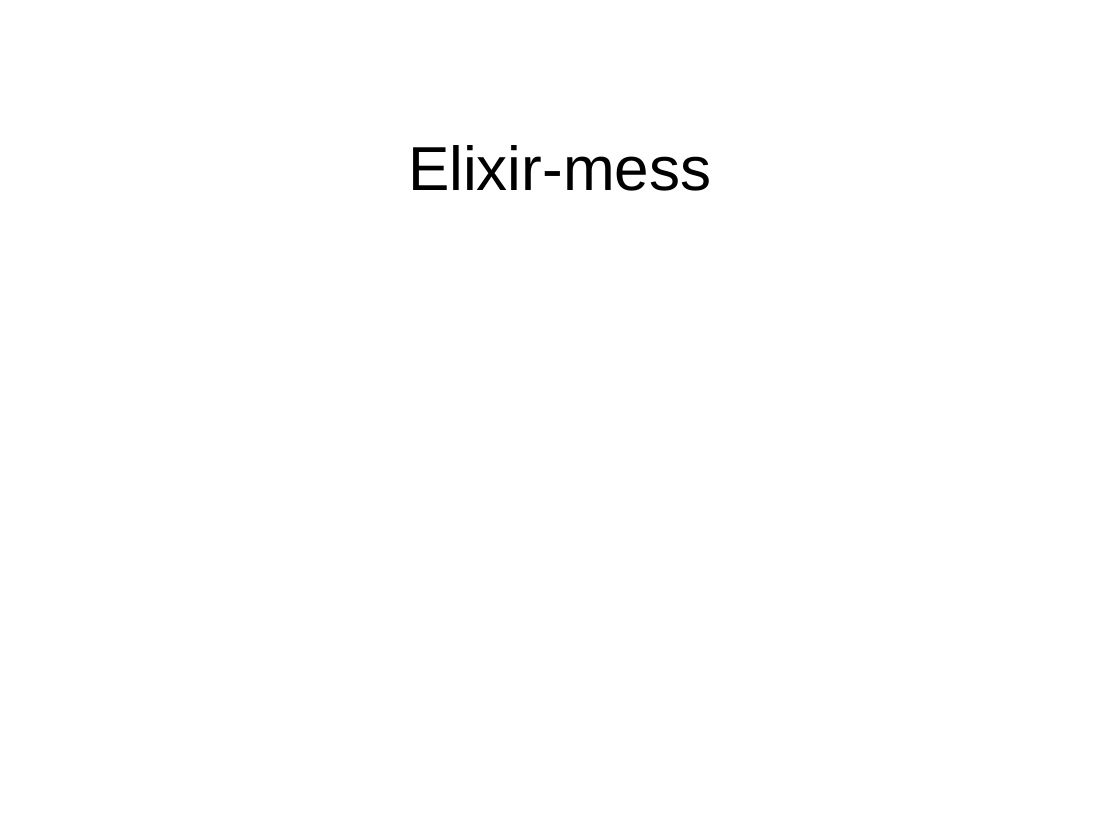
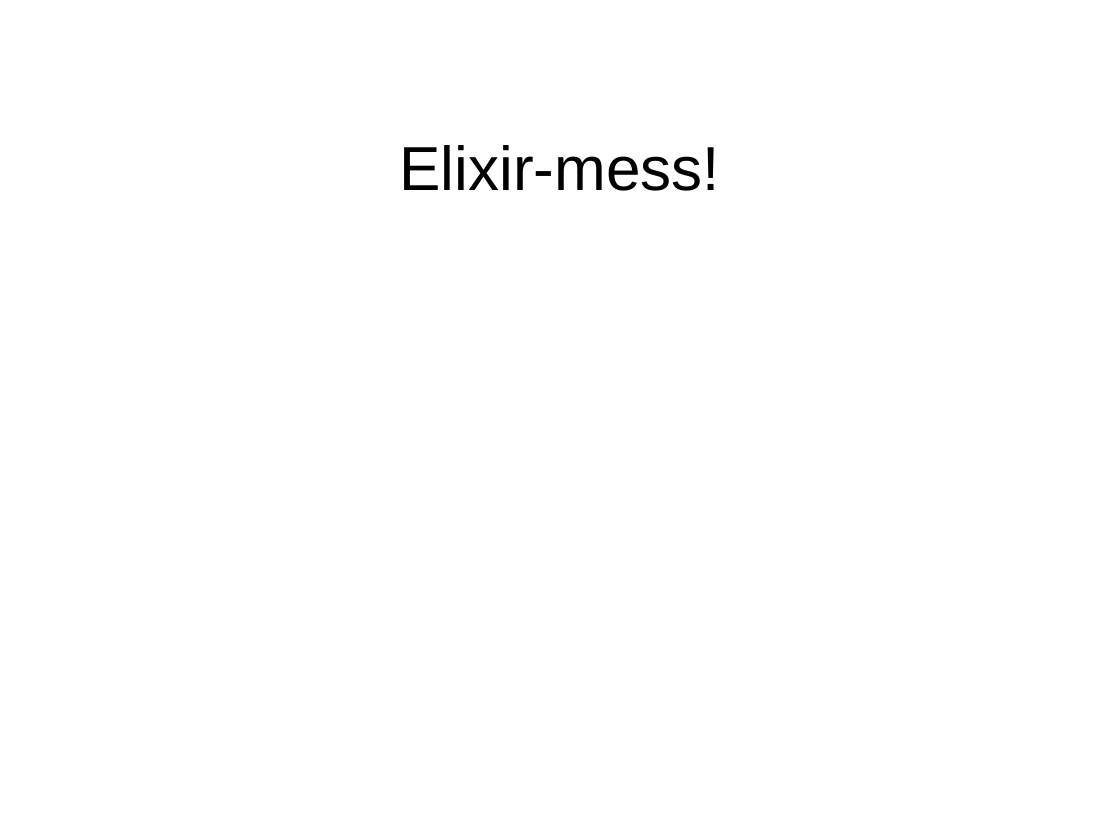
Before and after one commit to zemiret/elixir-mess, a slide deck: slide 8 of docs/presentation/Antoni_Mleczko.Jacek_Gosztyla.odp. Drawn at 1120x840 pixels with LibreOffice and Linux fonts; fonts in the diff are those of the drawing; background and template pictures are left out. Boxes give left, top, right and bottom in pixels: in the first picture for what was removed or moved away, otherwise in the second. Text is boxed around its words. In the diff, an @@ line names an element or a change of style, - is before the commit and + after.

```diff
--- a/docs/presentation/Antoni_Mleczko.Jacek_Gosztyla.odp
+++ b/docs/presentation/Antoni_Mleczko.Jacek_Gosztyla.odp
@@ title at <box>399,145,720,191</box>: text changed @@
-Elixir-mess
+Elixir-mess!
```
Also in this commit, not shown: 3 other slides changed, 1 slide added, 1 slide removed.
